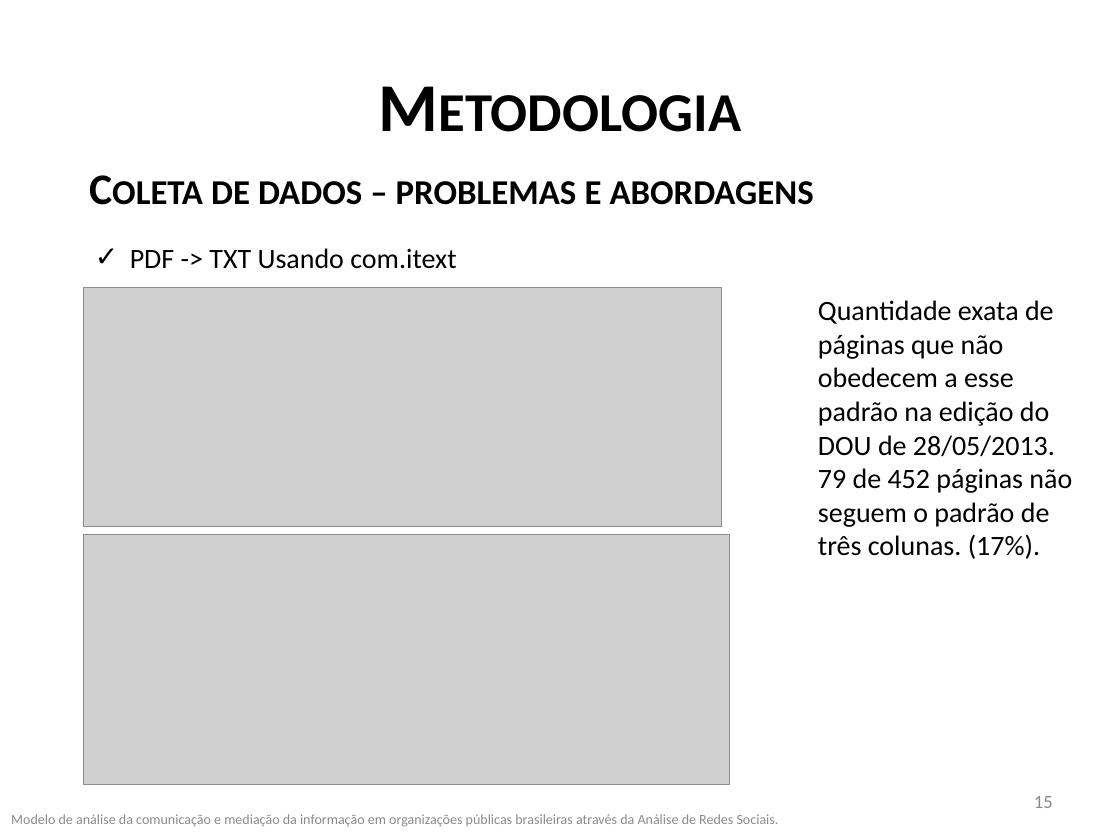
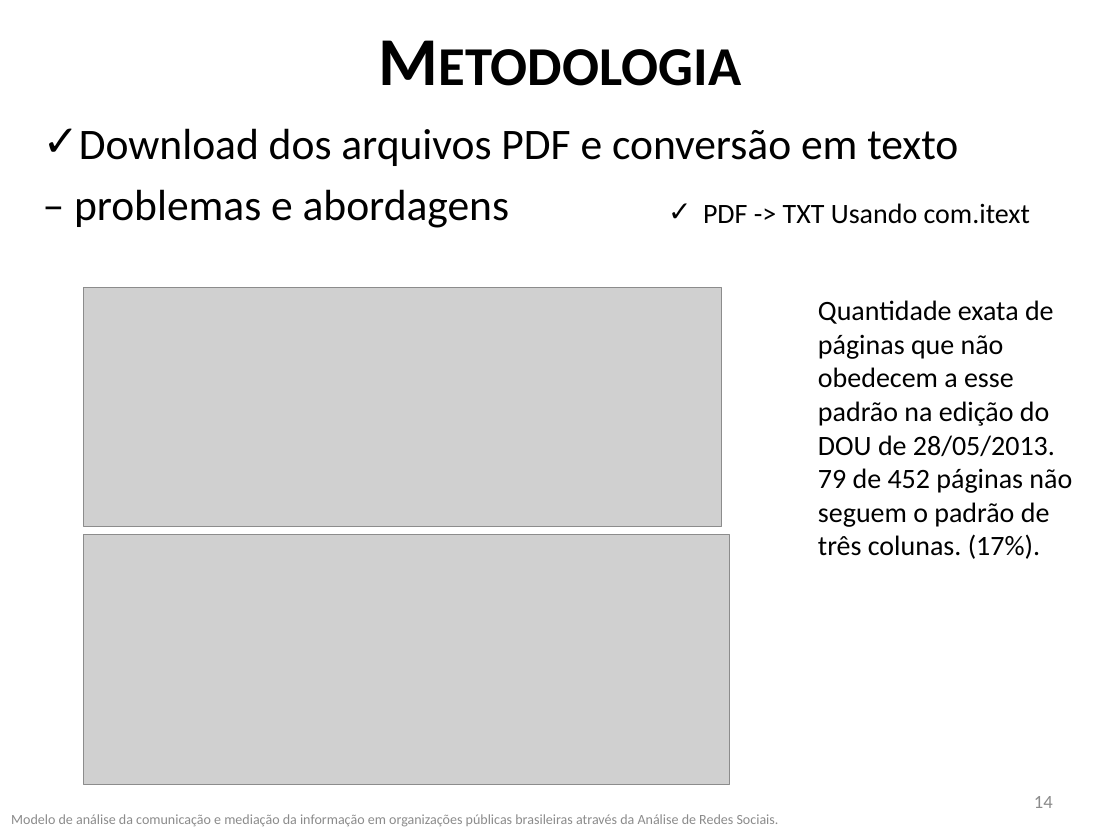
Before and after one commit to frubbs/analisador-dou, a slide deck: slide 14 of Dissertacao/Apresentação1.pptx (slide 15 before the commit). Drawn at 1120x840 pixels with LibreOffice and Linux fonts; fonts in the diff are those of the drawing; grey boxes stand for pictures. Boxes give left, top, right and bottom in pixels: in the first picture for what was removed or moved away, otherwise in the second. Text is boxed around its words. In the diff, an @@ line names an element or a change of style, - is before the commit and + after.

```diff
--- a/Dissertacao/Apresentação1.pptx
+++ b/Dissertacao/Apresentação1.pptx
@@ title "Metodologia" rewrapped from [56,34,1064,174] to [56,0,1064,128] @@
@@ text added at [74,128,958,228], 28 pt, text #000000 @@
+  ✓ Download dos arquivos PDF e conversão em texto
+  – problemas e abordagens
@@ text removed at [211,181,814,205] @@
-  Coleta de dados – problemas e abordagens
@@ text "PDF -> TXT Usando com.itext": place and size @@
-text "PDF -> TXT Usando com.itext" at [130,248,456,269]
+text "PDF -> TXT Usando com.itext" at [703,203,1030,224]
@@ page number at [1034,796,1053,808]: text changed @@
-15
+14
```
Also in this commit, not shown: 7 other slides changed, 7 slides added, 5 slides removed, 18 other files.
